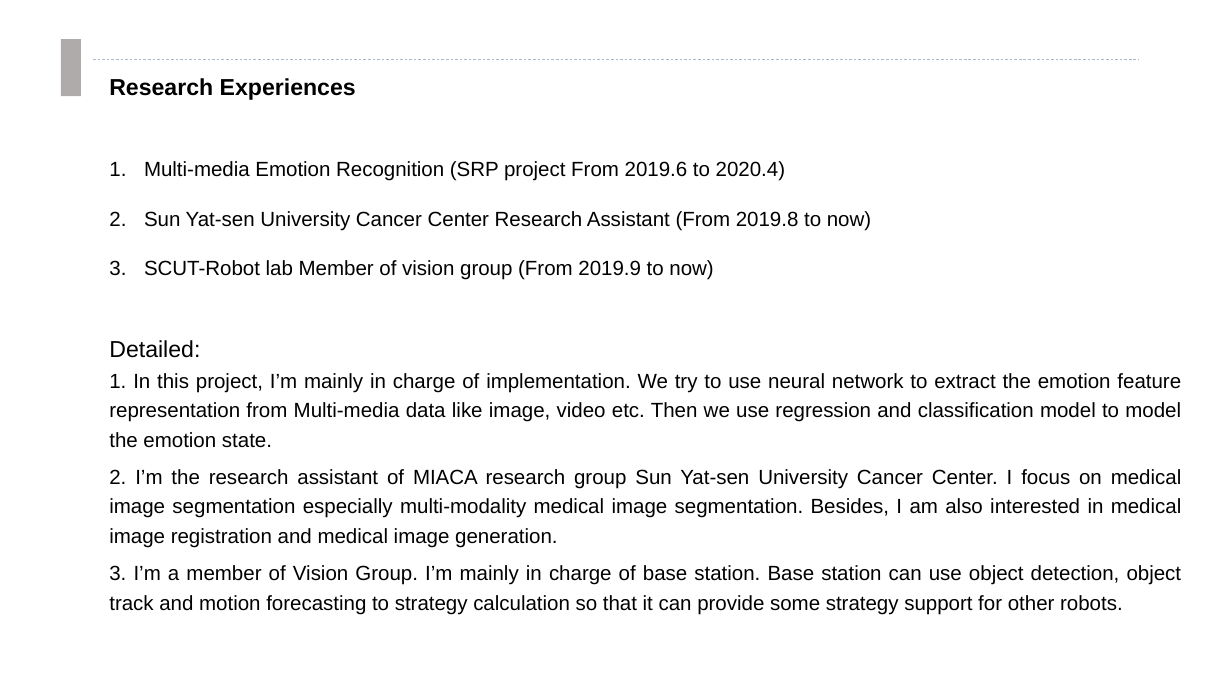
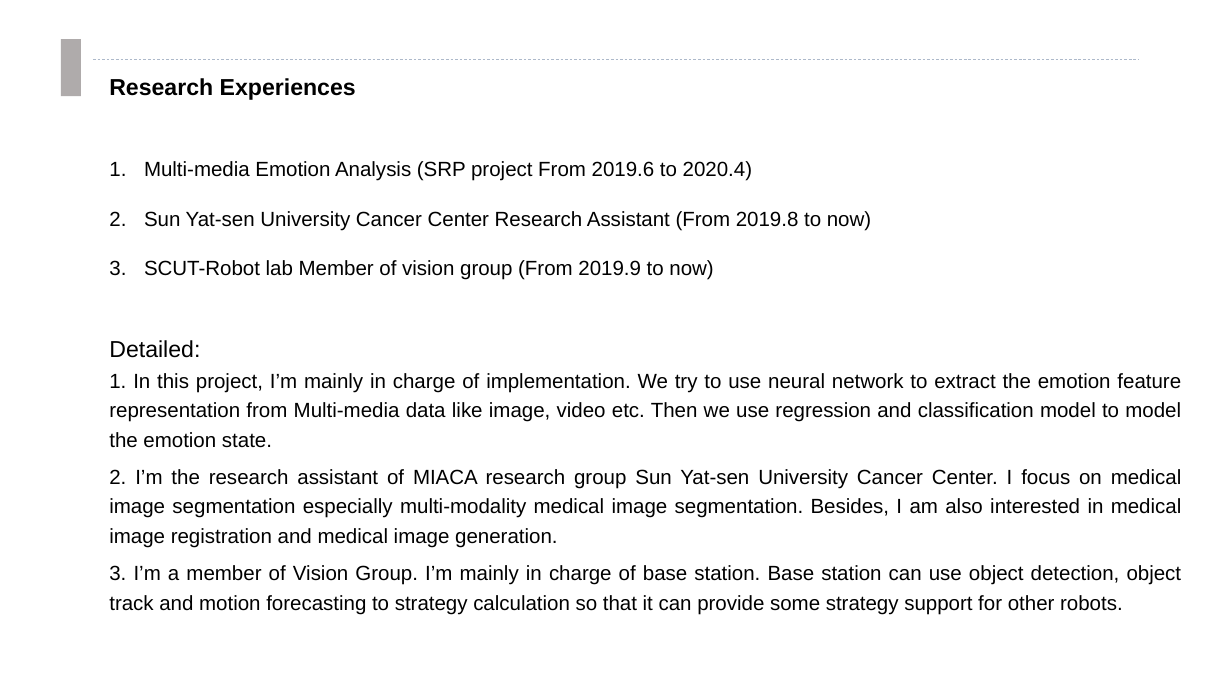
Before and after one commit to clownrat6/VectorNet, a slide deck: slide 3 of material/presentation.pptx. Drawn at 1232x693 pixels with LibreOffice and Linux fonts; fonts in the diff are those of the drawing. Boxes give left, top, right and bottom in pixels: in the first picture for what was removed or moved away, otherwise in the second. Text is boxed around its words. In the diff, an @@ line names an element or a change of style, - is before the commit and + after.

```diff
--- a/material/presentation.pptx
+++ b/material/presentation.pptx
@@ text at box(144, 161, 752, 181): text changed @@
-1. Multi-media Emotion Recognition (SRP project From 2019.6 to 2020.4)
+1. Multi-media Emotion Analysis (SRP project From 2019.6 to 2020.4)
```
Also in this commit, not shown: 8 other slides changed, 1 other file.
